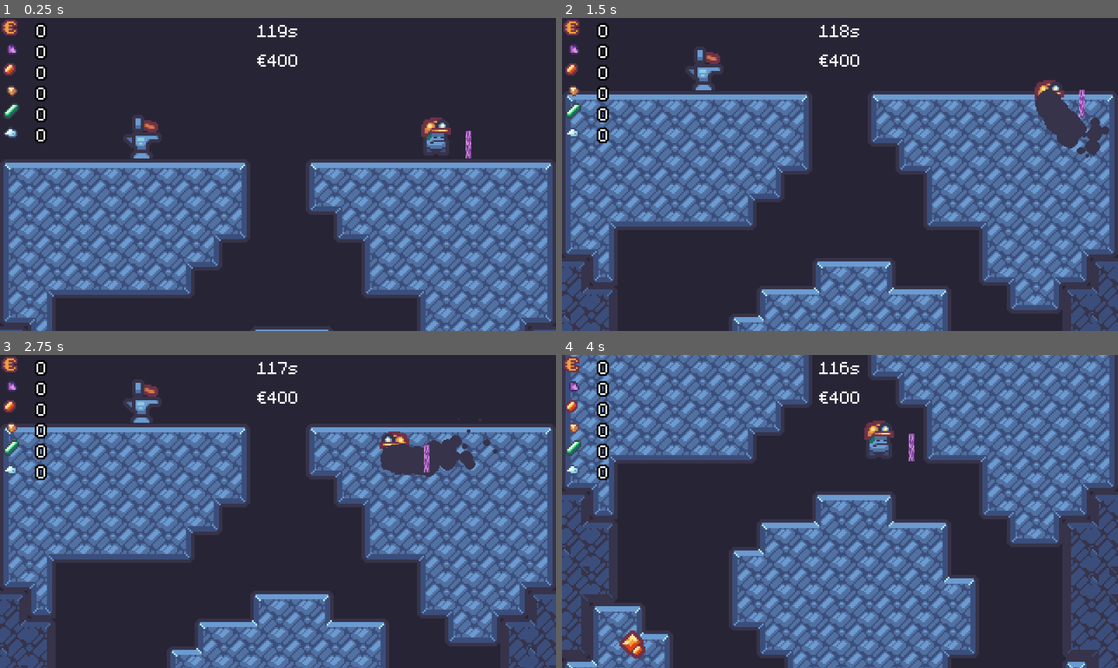
Above: before the commit, frames 1-4 (two rows, left to right).
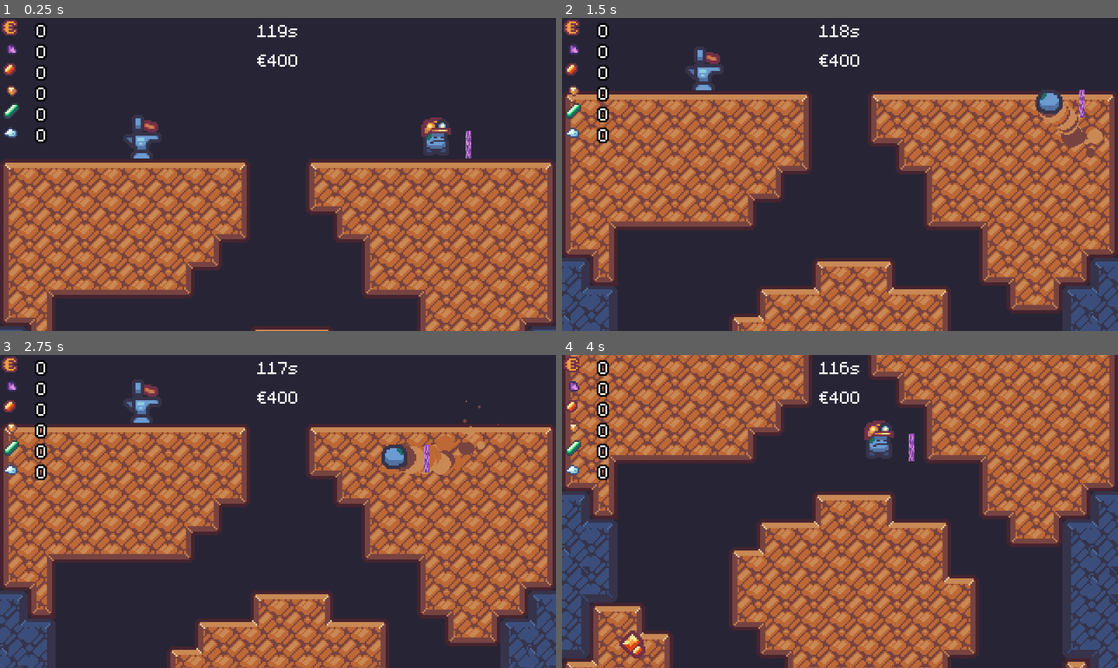
Above: after the commit, the same moments.

Repository: Ninesliced/ludumdare-57
Game: Godot game, scene res://scenes/main.tscn
The game is run twice, just before and just after one commit, with the same random seed, the same clock (stepped at 60 frames per second) and the same inputs. The engine's default icon, where the game draws it, is replaced by a stand-in: a white triangle on a blue panel in a dark square.
Inputs (mouse positions are in pixels of both pictures, inside the frame that each line leads up to):
- Up to frame 1 (0.25 s): no input
- Up to frame 2 (1.5 s): move the mouse to (962, 158) at 0.52 s; hold D (right) 0.53-1.25 s; hold J (burrow) 0.53-1.25 s; click (962, 158) at 0.67 s; tap Space (jump) at 0.77, 0.8, 1.07 s; drag from (728, 190) to (706, 43) at 1.27 s
- Up to frame 3 (2.75 s): move the mouse to (333, 442) at 2.02 s; hold A (left) from 2.03 s (still down); hold J (burrow) from 2.03 s (still down); tap Space (jump) at 2.3 s
- Up to frame 4 (4 s): release A (left) at 2.75 s; release J (burrow) at 2.75 s; drag from (812, 574) to (951, 458) at 2.77 s; move the mouse to (1006, 558) at 3.52 s; hold D (right) from 3.53 s (still down); hold Right mouse button (right_click) from 3.53 s (still down); tap Space (jump) at 3.77, 3.8 s

The runs differ from the first frame. In frame 1, 40% of the frame differs, in the area x 0-100%, y 45-100%; in frame 2, 49%; in frame 3, 49%; in frame 4, 56%, in the area x 0-100%, y 0-100%.

Commit message:
Sound design

Diff:
--- a/global.gd
+++ b/global.gd
@@ -37,9 +37,17 @@
 	else:
 		save_data()
 
+	music_player = music_player_scene.instantiate()
+	add_child(music_player)
+	music_player.play()
+
+var music_player_scene = preload("res://scenes/music_player.tscn")
+var music_player = null
+
 
 # Called every frame. 'delta' is the elapsed time since the previous frame.
 func _process(delta):
+
 	if Input.is_action_just_pressed("restart"):
 		get_tree().reload_current_scene()
 		return
--- a/scenes/entities/player/components/player_ground_movement_component.gd
+++ b/scenes/entities/player/components/player_ground_movement_component.gd
@@ -1,6 +1,8 @@
 extends PlayerMovement
 
 class_name PlayerGroundMovement
+
+signal jumped
 
 var _enable_movement: bool = true
 
@@ -19,8 +21,6 @@
 @onready var jump_velocity: float = -(2.0 * jump_height) / jump_time_to_peak
 @onready var jump_gravity: float = (-2.0 * jump_height) / (jump_time_to_peak * jump_time_to_peak)
 @onready var fall_gravity: float = (-2.0 * jump_height) / (jump_time_to_descent * jump_time_to_descent)
-
-
 
 var gravity_enabled: bool = true
 
@@ -63,6 +63,7 @@
 ## JUMP functionnality
 
 func _jump(velocity: Vector2) -> float:
+	jumped.emit()
 	velocity.y = jump_velocity
 	return velocity.y
 
--- a/scenes/entities/player/player.gd
+++ b/scenes/entities/player/player.gd
@@ -124,8 +124,11 @@
 	die_cause = cause
 	life -= 1
 
+
 func life_update():
 	if (life <= 0):
+		$DeathSound.play()
+
 		life = MAX_LIFE
 		var dieSprite: AnimatedSprite2D = %dieSprite
 		if dieSprite != null:
--- a/scenes/entities/player/player.tscn
+++ b/scenes/entities/player/player.tscn
@@ -1,20 +1,47 @@
-[gd_scene load_steps=32 format=3 uid="uid://tagu2jmfaknx"]
+[gd_scene load_steps=58 format=3 uid="uid://tagu2jmfaknx"]
 
 [ext_resource type="Script" uid="uid://cowhc0ik2u772" path="res://scenes/entities/player/player.gd" id="1_58kc7"]
+[ext_resource type="AudioStream" uid="uid://bhnjop2vygbtl" path="res://assets/sounds/voice_death_01.wav" id="2_7dqom"]
 [ext_resource type="PackedScene" uid="uid://5ukx8xklkin4" path="res://scenes/entities/player/components/player_ground_movement_component.tscn" id="2_635qg"]
 [ext_resource type="SpriteFrames" uid="uid://0381grcjjofr" path="res://assets/tres/player.tres" id="2_j0oqr"]
 [ext_resource type="Texture2D" uid="uid://dlnfme8qfn280" path="res://assets/images/characters/player_idle.png" id="2_r4dfn"]
 [ext_resource type="Texture2D" uid="uid://bh5apujx8hyid" path="res://assets/images/characters/player_jump.png" id="3_70kwc"]
+[ext_resource type="AudioStream" uid="uid://begrajxf2nadh" path="res://assets/sounds/voice_death_02.wav" id="3_go8vc"]
 [ext_resource type="PackedScene" uid="uid://b62c81khntjjv" path="res://addons/state_machine/state_machine.tscn" id="4_bj7e2"]
+[ext_resource type="AudioStream" uid="uid://s87syvvnk56a" path="res://assets/sounds/voice_death_03.wav" id="4_wghkl"]
 [ext_resource type="Texture2D" uid="uid://dbvkuuuobxxxc" path="res://assets/images/characters/player_walk.png" id="4_yywfu"]
 [ext_resource type="PackedScene" uid="uid://dbph4hfobefpw" path="res://addons/state_machine/state.tscn" id="5_1murt"]
+[ext_resource type="AudioStream" uid="uid://cchkalu82dcb0" path="res://assets/sounds/gravel_footstep_1.ogg" id="5_6u2ft"]
 [ext_resource type="Texture2D" uid="uid://dl50tcx701p1m" path="res://assets/images/particle/form/circle_16.png" id="5_ovg4i"]
 [ext_resource type="PackedScene" path="res://scenes/entities/player/components/player_burrowed_component.tscn" id="6_1murt"]
 [ext_resource type="Script" uid="uid://c3g8y5730vrjl" path="res://scenes/entities/player/states/borrowed.gd" id="6_5sj0x"]
+[ext_resource type="AudioStream" uid="uid://j3wpw2j6xt7d" path="res://assets/sounds/gravel_footstep_2.ogg" id="6_7nfft"]
+[ext_resource type="Texture2D" uid="uid://by5mvomr6p1wy" path="res://assets/images/characters/player_dig.png" id="7_11qh6"]
+[ext_resource type="AudioStream" uid="uid://0s1s1w1n5kxo" path="res://assets/sounds/gravel_footstep_3.ogg" id="7_brjyi"]
 [ext_resource type="Script" uid="uid://j8o233wa8k7s" path="res://scenes/entities/player/states/grounded.gd" id="7_ovg4i"]
+[ext_resource type="AudioStream" uid="uid://baiugrgl7q8op" path="res://assets/sounds/gravel_footstep_4.ogg" id="8_bnv2y"]
+[ext_resource type="AudioStream" uid="uid://davsneon3yytw" path="res://assets/sounds/gravel_footstep_5.ogg" id="9_0xxfp"]
 [ext_resource type="Script" uid="uid://bbtpx3uely5l6" path="res://scenes/entities/player/grounded_detector.gd" id="9_5sj0x"]
+[ext_resource type="AudioStream" uid="uid://7s7xvtny01rr" path="res://assets/sounds/gravel_footstep_6.ogg" id="10_l2s38"]
 [ext_resource type="PackedScene" path="res://scenes/entities/player/components/stamina_component.tscn" id="11_7wli1"]
+[ext_resource type="AudioStream" uid="uid://dx64t36vhlm4p" path="res://assets/sounds/voice_jump_01.wav" id="12_w3p2j"]
+[ext_resource type="AudioStream" uid="uid://cjf1ldyvr88rl" path="res://assets/sounds/jump_01.wav" id="12_yywfu"]
+[ext_resource type="AudioStream" uid="uid://cmhqmecnciuw" path="res://assets/sounds/voice_jump_02.wav" id="13_knby6"]
 [ext_resource type="Script" path="res://scenes/entities/player/collision_detector.gd" id="13_r4dfn"]
+[ext_resource type="AudioStream" path="res://assets/sounds/burrow_01.wav" id="14_1lgw8"]
+[ext_resource type="AudioStream" uid="uid://db512s1bped5p" path="res://assets/sounds/voice_jump_03.wav" id="14_18p7g"]
+[ext_resource type="AudioStream" uid="uid://bngbhny7s3q5r" path="res://assets/sounds/footstep_concrete_000.ogg" id="21_l2s38"]
+[ext_resource type="AudioStream" uid="uid://d3dajq4yhisfh" path="res://assets/sounds/footstep_concrete_001.ogg" id="22_11qh6"]
+[ext_resource type="AudioStream" uid="uid://ceevjxhln4ug0" path="res://assets/sounds/footstep_concrete_002.ogg" id="23_1lgw8"]
+[ext_resource type="AudioStream" uid="uid://np05l68160bf" path="res://assets/sounds/footstep_concrete_003.ogg" id="24_wg44p"]
+[ext_resource type="AudioStream" uid="uid://b8yb4rgdkhia2" path="res://assets/sounds/footstep_concrete_004.ogg" id="25_2frc1"]
+
+[sub_resource type="AudioStreamRandomizer" id="AudioStreamRandomizer_yk2xr"]
+random_volume_offset_db = 1.0
+streams_count = 3
+stream_0/stream = ExtResource("2_7dqom")
+stream_1/stream = ExtResource("3_go8vc")
+stream_2/stream = ExtResource("4_wghkl")
 
 [sub_resource type="AtlasTexture" id="AtlasTexture_r4dfn"]
 atlas = ExtResource("2_r4dfn")
@@ -62,6 +89,14 @@
 
 [sub_resource type="SpriteFrames" id="SpriteFrames_vs62q"]
 animations = [{
+"frames": [{
+"duration": 1.0,
+"texture": ExtResource("7_11qh6")
+}],
+"loop": true,
+"name": &"burrowing",
+"speed": 5.0
+}, {
 "frames": [{
 "duration": 1.0,
 "texture": SubResource("AtlasTexture_r4dfn")
@@ -118,6 +153,43 @@
 _data = [Vector2(0, 1), 0.0, 0.0, 0, 0, Vector2(1, 0), 0.0, 0.0, 0, 0]
 point_count = 2
 
+[sub_resource type="Gradient" id="Gradient_yywfu"]
+interpolation_mode = 1
+offsets = PackedFloat32Array(0, 0.316151, 0.659794, 1)
+colors = PackedColorArray(0.466667, 0.262745, 0.254902, 1, 0.741176, 0.407843, 0.207843, 1, 0.788235, 0.537255, 0.333333, 1, 1, 1, 1, 1)
+
+[sub_resource type="AudioStreamRandomizer" id="AudioStreamRandomizer_knby6"]
+random_pitch = 1.2
+random_volume_offset_db = 1.0
+streams_count = 1
+stream_0/stream = ExtResource("12_yywfu")
+
+[sub_resource type="AudioStreamRandomizer" id="AudioStreamRandomizer_11qh6"]
+random_volume_offset_db = 1.0
+streams_count = 6
+stream_0/stream = ExtResource("5_6u2ft")
+stream_1/stream = ExtResource("6_7nfft")
+stream_2/stream = ExtResource("7_brjyi")
+stream_3/stream = ExtResource("8_bnv2y")
+stream_4/stream = ExtResource("9_0xxfp")
+stream_5/stream = ExtResource("10_l2s38")
+
+[sub_resource type="AudioStreamRandomizer" id="AudioStreamRandomizer_tswhv"]
+random_volume_offset_db = 1.0
+streams_count = 5
+stream_0/stream = ExtResource("21_l2s38")
+stream_1/stream = ExtResource("22_11qh6")
+stream_2/stream = ExtResource("23_1lgw8")
+stream_3/stream = ExtResource("24_wg44p")
+stream_4/stream = ExtResource("25_2frc1")
+
+[sub_resource type="AudioStreamRandomizer" id="AudioStreamRandomizer_pcd0u"]
+random_volume_offset_db = 1.0
+streams_count = 3
+stream_0/stream = ExtResource("12_w3p2j")
+stream_1/stream = ExtResource("13_knby6")
+stream_2/stream = ExtResource("14_18p7g")
+
 [sub_resource type="RectangleShape2D" id="RectangleShape2D_5sj0x"]
 size = Vector2(20, 17)
 
@@ -130,12 +202,16 @@
 script = ExtResource("1_58kc7")
 hold_to_burrow = true
 
+[node name="DeathSound" type="AudioStreamPlayer2D" parent="."]
+stream = SubResource("AudioStreamRandomizer_yk2xr")
+pitch_scale = 0.8
+
 [node name="PlayerSprite" type="AnimatedSprite2D" parent="."]
 unique_name_in_owner = true
+z_index = 10
 position = Vector2(0, -4)
 sprite_frames = SubResource("SpriteFrames_vs62q")
-animation = &"walk"
-frame_progress = 0.932773
+animation = &"burrowing"
 
 [node name="CollisionShape2D" type="CollisionShape2D" parent="."]
 position = Vector2(0.125, 0)
@@ -145,7 +221,7 @@
 initial_state = NodePath("Grounded")
 entity = NodePath("..")
 
-[node name="Burrowed" parent="StateMachine" node_paths=PackedStringArray("playerBurrowedComponent", "collisionShape", "groundedDetector", "staminaComponent") instance=ExtResource("5_1murt")]
+[node name="Burrowed" parent="StateMachine" node_paths=PackedStringArray("playerBurrowedComponent", "collisionShape", "groundedDetector", "staminaComponent", "sprite") instance=ExtResource("5_1murt")]
 script = ExtResource("6_5sj0x")
 jump_force = 1.6
 hold_to_jump = false
@@ -153,6 +229,7 @@
 collisionShape = NodePath("../../CollisionShape2D")
 groundedDetector = NodePath("../../GroundedDetector")
 staminaComponent = NodePath("../../StaminaComponent")
+sprite = NodePath("../../PlayerSprite")
 
 [node name="BurrowParticleTest" type="CPUParticles2D" parent="StateMachine/Burrowed"]
 unique_name_in_owner = true
@@ -179,13 +256,20 @@
 initial_velocity_min = 10.0
 initial_velocity_max = 40.0
 scale_amount_curve = SubResource("Curve_ovg4i")
-color = Color(0.211765, 0.2, 0.290196, 1)
+color_initial_ramp = SubResource("Gradient_yywfu")
 
 [node name="PlayerBurrowedComponent" parent="StateMachine/Burrowed" node_paths=PackedStringArray("player") instance=ExtResource("6_1murt")]
 acceleration = 500.0
 rotation_speed = 6.0
 move_speed = 140.0
 player = NodePath("../../..")
+
+[node name="BurrowSound" type="AudioStreamPlayer2D" parent="StateMachine/Burrowed"]
+stream = ExtResource("14_1lgw8")
+volume_db = 4.0
+
+[node name="JumpSound" type="AudioStreamPlayer2D" parent="StateMachine/Burrowed"]
+stream = SubResource("AudioStreamRandomizer_knby6")
 
 [node name="Grounded" parent="StateMachine" node_paths=PackedStringArray("player", "playerGroundMovement", "staminaComponent", "sprite") instance=ExtResource("5_1murt")]
 script = ExtResource("7_ovg4i")
@@ -202,6 +286,19 @@
 air_decceleration = 250.0
 jump_height = 40.0
 player = NodePath("../../..")
+
+[node name="FootstepSoundDirt" type="AudioStreamPlayer2D" parent="StateMachine/Grounded"]
+stream = SubResource("AudioStreamRandomizer_11qh6")
+
+[node name="FootstepSoundStone" type="AudioStreamPlayer2D" parent="StateMachine/Grounded"]
+stream = SubResource("AudioStreamRandomizer_tswhv")
+
+[node name="JumpSound" type="AudioStreamPlayer2D" parent="StateMachine/Grounded"]
+stream = SubResource("AudioStreamRandomizer_knby6")
+
+[node name="JumpVoiceSound" type="AudioStreamPlayer2D" parent="StateMachine/Grounded"]
+stream = SubResource("AudioStreamRandomizer_pcd0u")
+pitch_scale = 0.8
 
 [node name="GroundedDetector" type="Area2D" parent="."]
 unique_name_in_owner = true
@@ -244,6 +341,8 @@
 sprite_frames = ExtResource("2_j0oqr")
 animation = &"die_fall"
 
+[connection signal="animation_looped" from="PlayerSprite" to="StateMachine/Grounded" method="_on_player_sprite_animation_looped"]
+[connection signal="jumped" from="StateMachine/Grounded/PlayerGroundMovementComponent" to="StateMachine/Grounded" method="_on_player_ground_movement_component_jumped"]
 [connection signal="body_entered" from="GroundedDetector" to="GroundedDetector" method="_on_body_entered"]
 [connection signal="body_exited" from="GroundedDetector" to="GroundedDetector" method="_on_body_exited"]
 [connection signal="body_entered" from="CollisionDetector" to="CollisionDetector" method="_on_body_entered"]
--- a/scenes/entities/player/states/borrowed.gd
+++ b/scenes/entities/player/states/borrowed.gd
@@ -6,6 +6,7 @@
 @export var collisionShape: CollisionShape2D = null
 @export var groundedDetector : GroundedDetector = null
 @export var staminaComponent : StaminaComponent = null
+@export var sprite : AnimatedSprite2D = null
 
 @onready var burrowParticle : CPUParticles2D = %BurrowParticle
 
@@ -23,7 +24,9 @@
 	player.velocity = player.velocity_before_collision.normalized() * playerBurrowedComponent.move_speed
 	playerBurrowedComponent.set_current_direction(player.velocity.normalized())
 	playerBurrowedComponent.enter()
-	pass
+
+	sprite.play("burrowing")
+	$BurrowSound.play()
 
 
 func physic_process(delta: float) -> void:
@@ -43,7 +46,7 @@
 
 func exit():
 	burrowParticle.emitting = false
-	pass
+	$BurrowSound.stop()
 
 func apply_direction(player):
 	direction = player.velocity
--- a/scenes/entities/player/states/grounded.gd
+++ b/scenes/entities/player/states/grounded.gd
@@ -11,6 +11,7 @@
 @export var min_run_speed_animation = 40.0
 
 var look_direction = false
+var sprite_animation = "idle"
 
 func enter() -> void:
 	entity.collision_mask = 3
@@ -39,8 +40,19 @@
 
 	if player.is_on_floor():
 		if abs(player.velocity.x) > min_run_speed_animation:
-			sprite.play("walk")
+			sprite_animation = "walk"
 		else:
-			sprite.play("idle")
+			sprite_animation = "idle"
 	else:
-		sprite.play("jump")
+		sprite_animation = "jump"
+
+	sprite.play(sprite_animation)
+
+func _on_player_ground_movement_component_jumped():
+	# $JumpSound.play()
+	$JumpVoiceSound.play()
+
+
+func _on_player_sprite_animation_looped():
+	if sprite_animation == "walk":
+		$FootstepSoundDirt.play()
--- /dev/null
+++ b/scenes/music_player.tscn
@@ -0,0 +1,7 @@
+[gd_scene load_steps=2 format=3 uid="uid://olasw24kwosp"]
+
+[ext_resource type="AudioStream" uid="uid://cy1pyvmnbhk8" path="res://assets/sounds/music.mp3" id="1_jxdhu"]
+
+[node name="MusicPlayer" type="AudioStreamPlayer2D"]
+stream = ExtResource("1_jxdhu")
+volume_db = -8.0
Binary file changed: assets/images/cave_spritesheet.png
Binary file added: assets/images/characters/player_dig.png
Not shown, added: assets/images/characters/player_dig.png.import
Not shown, added: assets/sounds/burrow_01.mp3.import
Not shown, added: assets/sounds/footstep_concrete_000.ogg.import
Not shown, added: assets/sounds/footstep_concrete_001.ogg.import
Not shown, added: assets/sounds/footstep_concrete_002.ogg.import
Not shown, added: assets/sounds/footstep_concrete_003.ogg.import
Not shown, added: assets/sounds/footstep_concrete_004.ogg.import
Not shown, added: assets/sounds/gravel_footstep_1.ogg.import
Not shown, added: assets/sounds/gravel_footstep_2.ogg.import
Not shown, added: assets/sounds/gravel_footstep_3.ogg.import
(and 34 more such lines)
